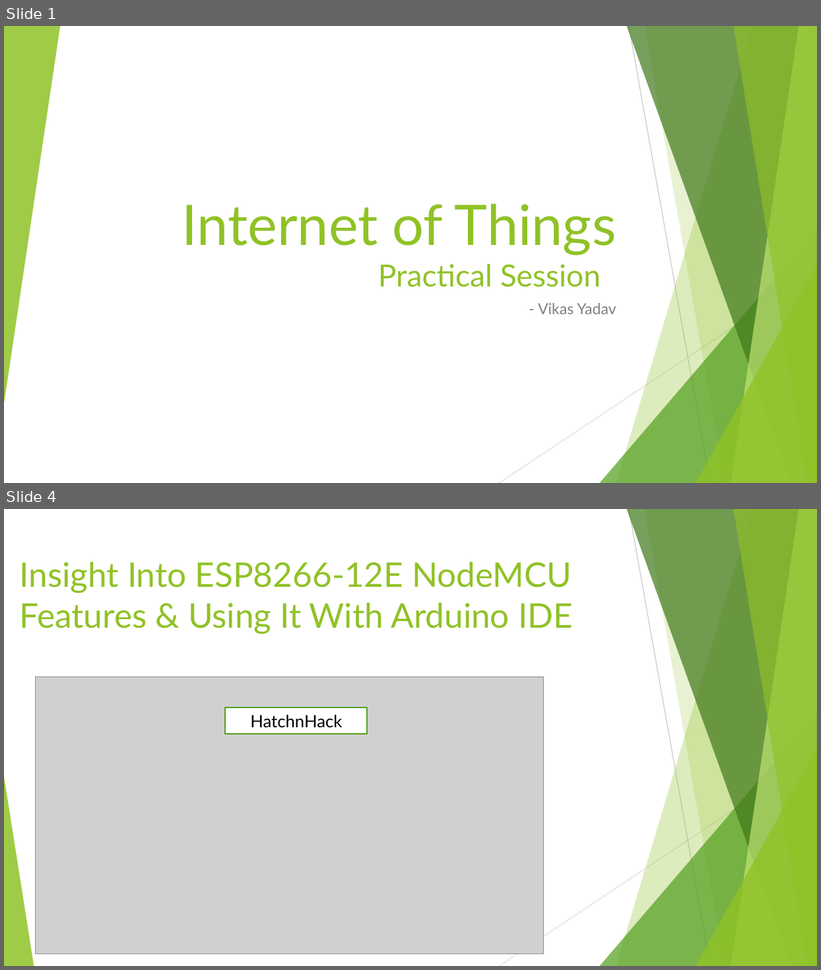
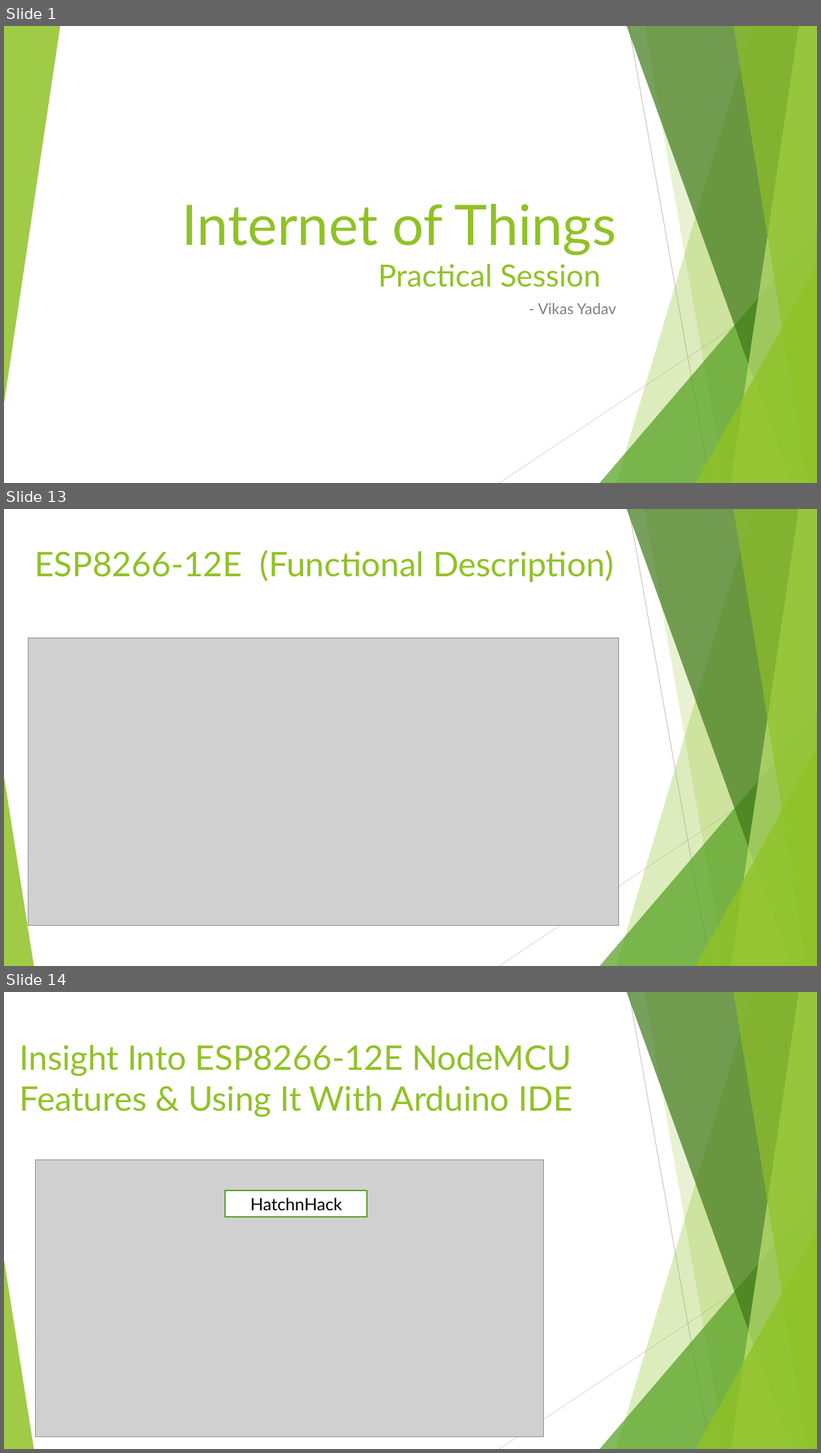
Before and after one commit to vikasyadavnsit/vikasyadavnsit.github.io, a slide deck: Internet of Things.pptx. Shown one above the other, each under a label of ours: slides 1 and 4 before the commit, slides 1, 13 and 14 after it; the slides between them are not shown. The pictures are 821x970 and 821x1453 pixels, drawn with LibreOffice and Linux fonts; fonts in the diff are those of the drawing; grey boxes stand for pictures. Boxes give left, top, right and bottom in pixels: in the first picture for what was removed or moved away, otherwise in the second. Text is boxed around its words. In the diff, an @@ line names an element or a change of style, - is before the commit and + after.

```diff
--- a/Internet of Things.pptx
+++ b/Internet of Things.pptx
@@ slide 13 added at box(4, 509, 817, 966), background #FFFFFF; not listed: 10 template elements that a slide beside it also shows @@
@@ title added at box(34, 550, 614, 582), 40 pt, text #90C226 @@
+ESP8266-12E (Functional Description)
@@ picture added at box(28, 638, 619, 925) @@
@@ what was slide 4 is now slide 14 @@
```
Also in this commit, not shown: 4 slides changed, 15 other slides added.
